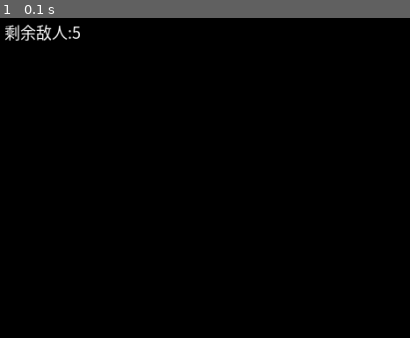
Above: before the commit, frame 1.
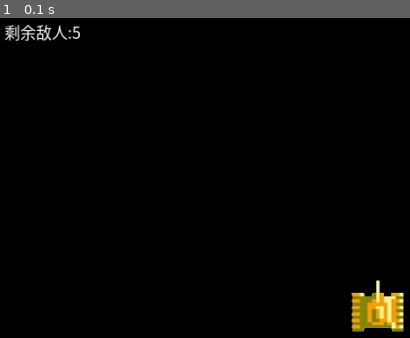
Above: after the commit, the same moment.

Repository: chen2940/aya-pygame
Game: pygame game, started from main-tanke.py
Same seed, same stepped clock (60 frames per second), same inputs: the game is played once before the commit and once after it.
Inputs:
- Up to frame 1 (0.1 s): no input

The runs differ from the first frame. In frame 1, 1.5% of the frame differs, in the area x 85-99%, y 81-99%.

Commit message:
添加了我方坦克

Diff:
--- a/main-tanke.py
+++ b/main-tanke.py
@@ -6,6 +6,28 @@
 COLOR_WRITE = pygame.Color(255, 255, 255)
 version = "0.01 Bate"
 
+class Tank():
+    def __init__(self, left, top):
+        self.images = {
+            'U': pygame.image.load('img/p1tankU.gif'),
+            'D': pygame.image.load('img/p1tankD.gif'),
+            'L': pygame.image.load('img/p1tankL.gif'),
+            'R': pygame.image.load('img/p1tankR.gif')
+        }
+        self.direction = 'U'
+        self.image = self.images[self.direction]
+        # 坦克所在的区域 Rect->
+        self.rect = self.image.get_rect()
+        self.rect.left = left
+        # 指定坦克初始化位置 分别距 x，y 轴的位置
+        self.rect.top = top
+
+    # 展示坦克(将坦克这个 surface 绘制到窗口中 blit())
+    def displayTank(self):
+        # 1.重新设置坦克的图片
+        self.image = self.images[self.direction]
+        # 2.将坦克加入到窗口中
+        MainGame.window.blit(self.image, self.rect)
 
 class MainGame():
     # 游戏主窗口
@@ -27,6 +49,8 @@
         _display.init()
         # 创建窗口加载窗口
         MainGame.window = _display.set_mode([MainGame.SCREEN_WIDTH, MainGame.SCREEN_HEIGHT])
+        # 创建我方坦克
+        MainGame.TANK_P1 = Tank(400, 300)
         # 设置一下游戏标题
         _display.set_caption("坦克大战 "+version)
         # 让窗口持续刷新操作
@@ -34,6 +58,7 @@
             # 给窗口完成一个填充颜色
             MainGame.window.fill(COLOR_BLACK)
             MainGame.window.blit(self.getTextSurface("剩余敌人:%d"%5),(5,5))
+            MainGame.TANK_P1.displayTank()
             # 窗口的刷新
             _display.update()
 
